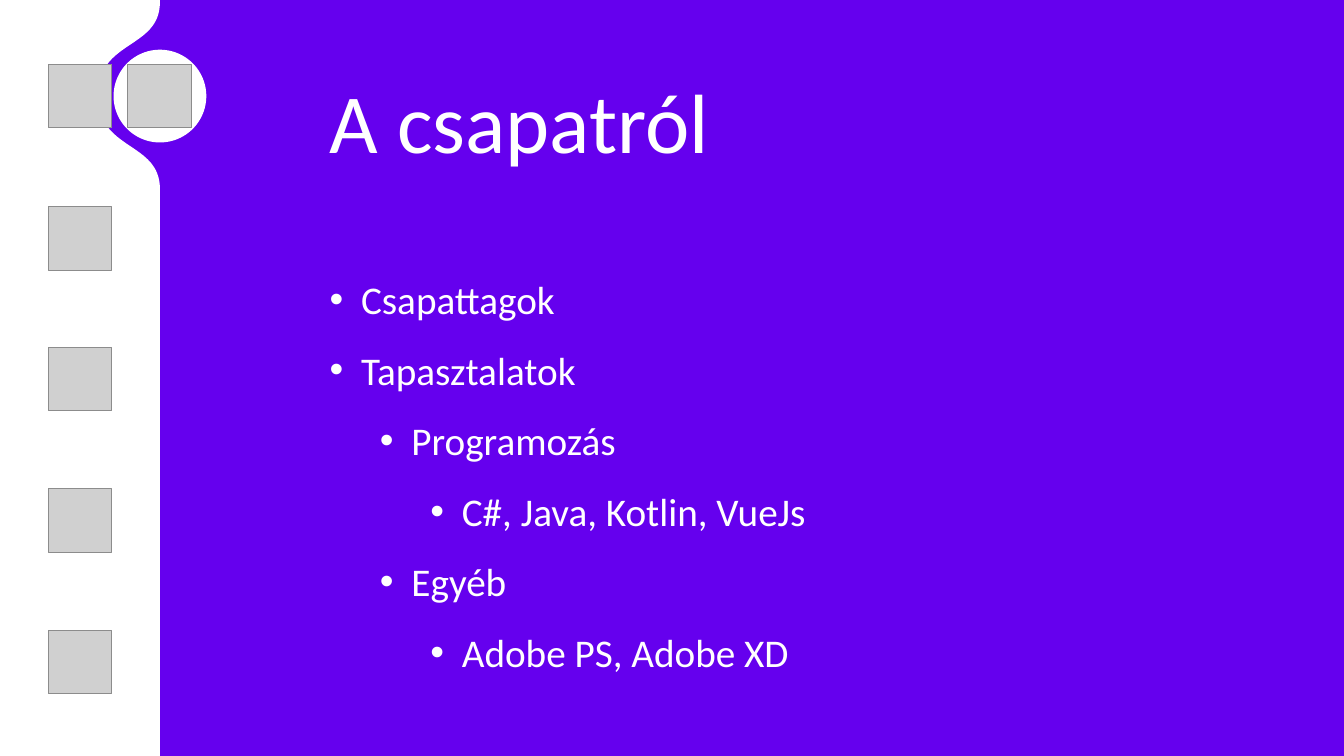
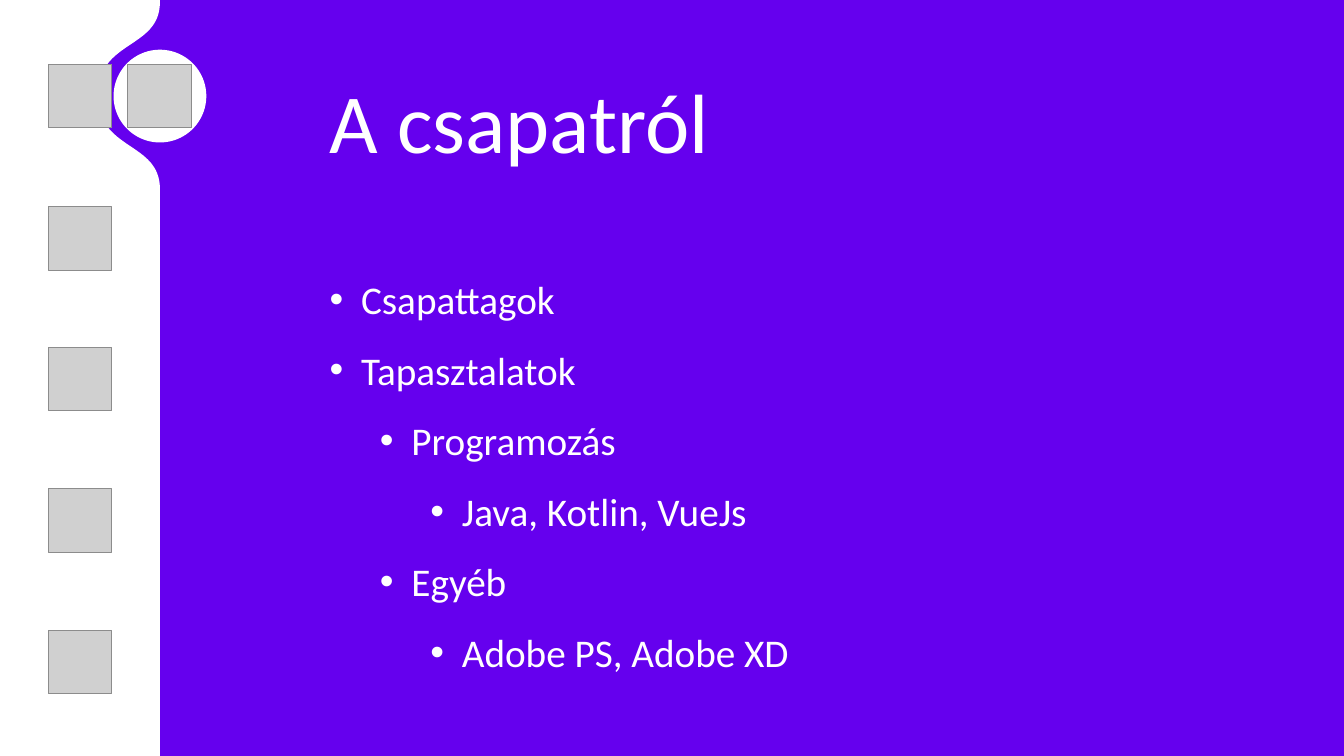
Before and after one commit to egri-richard/TurboNote, a slide deck: slide 5 of TNote_presentation.pptx. Drawn at 1344x756 pixels with LibreOffice and Linux fonts; fonts in the diff are those of the drawing; grey boxes stand for pictures; background and template pictures are left out. Boxes give left, top, right and bottom in pixels: in the first picture for what was removed or moved away, otherwise in the second. Text is boxed around its words. In the diff, an @@ line names an element or a change of style, - is before the commit and + after.

```diff
--- a/TNote_presentation.pptx
+++ b/TNote_presentation.pptx
@@ text at (x1=462, y1=498, x2=746, y2=531): text changed @@
-    • C#, Java, Kotlin, VueJs
+    • Java, Kotlin, VueJs
```
Also in this commit, not shown: 6 slides added, 3 slides removed.
